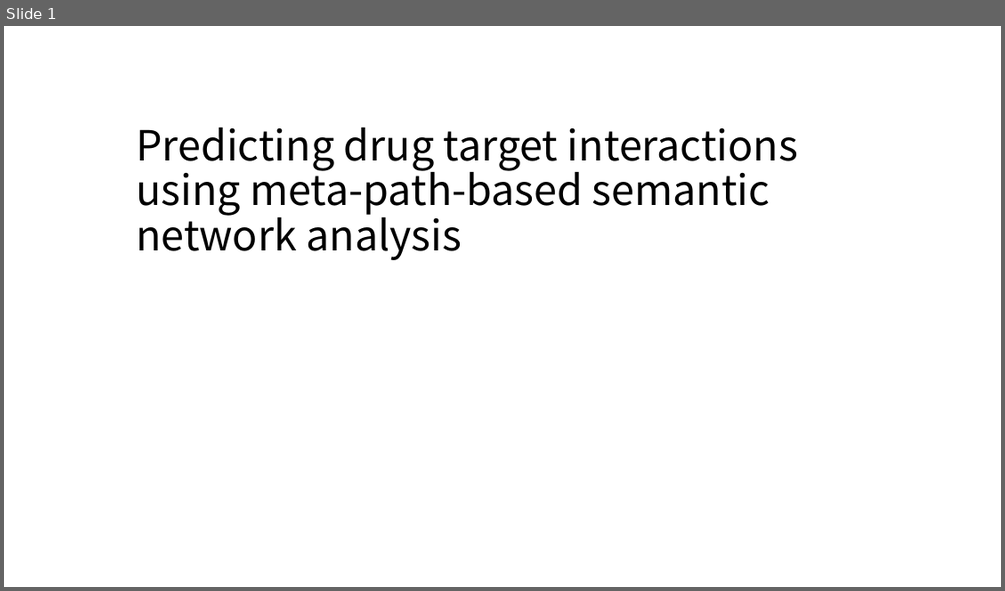
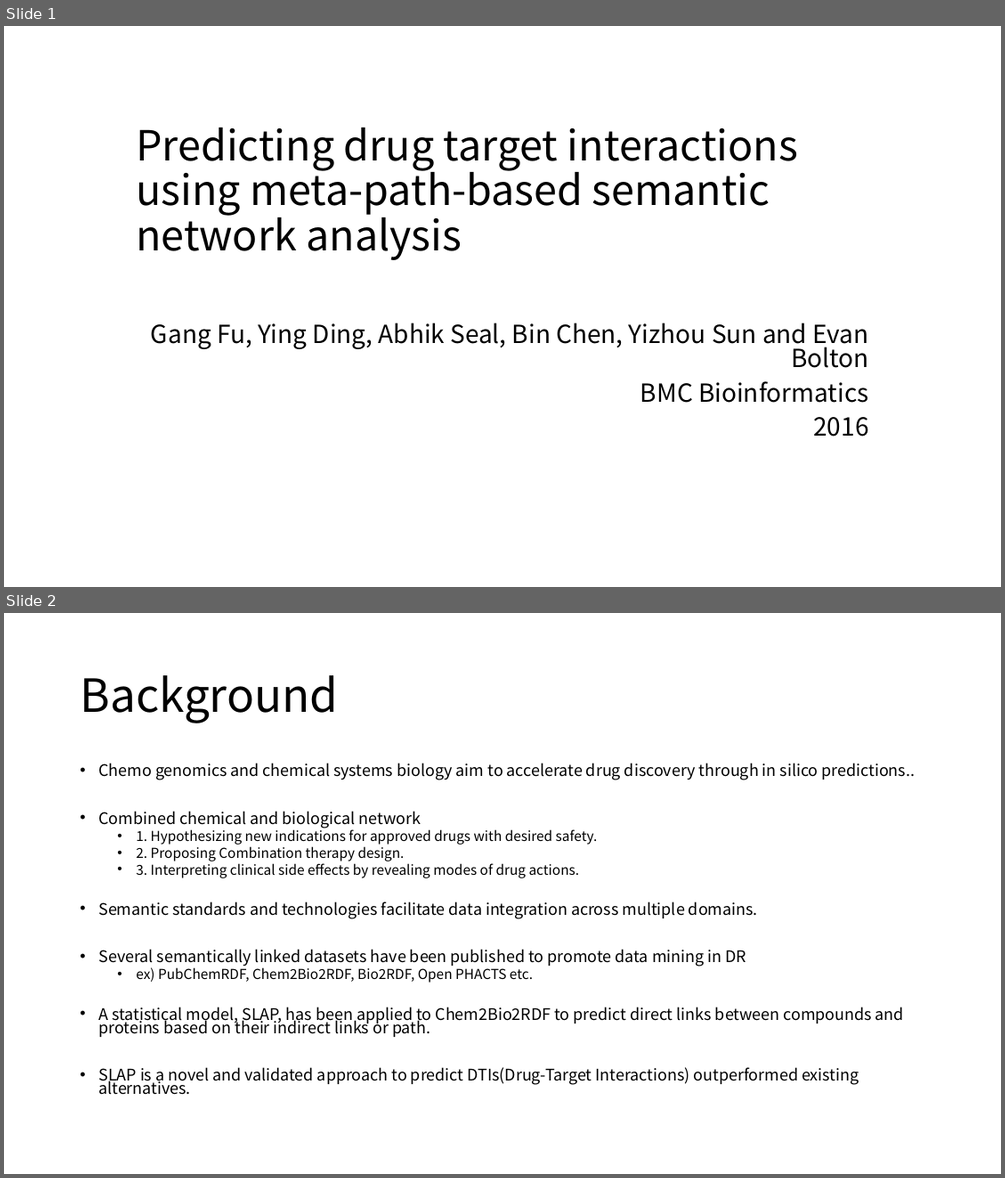
Before and after one commit to moklise/TIL, a slide deck: Review/BMCBioinfo_2016_Fu_predicting drug target using sementic network/Predicting drug target interactions using meta-path-based semantic network.pptx. Shown one above the other, each under a label of ours: slide 1 before the commit, slides 1 and 2 after it. The pictures are 1005x591 and 1005x1178 pixels, drawn with LibreOffice and Linux fonts; fonts in the diff are those of the drawing. Boxes give left, top, right and bottom in pixels: in the first picture for what was removed or moved away, otherwise in the second. Text is boxed around its words. In the diff, an @@ line names an element or a change of style, - is before the commit and + after.

Commit message:
[Publication Review] Predicting drug target using semantic...

```diff
--- a/Review/BMCBioinfo_2016_Fu_predicting drug target using sementic network/Predicting drug target interactions using meta-path-based semantic network.pptx
+++ b/Review/BMCBioinfo_2016_Fu_predicting drug target using sementic network/Predicting drug target interactions using meta-path-based semantic network.pptx
@@ slide 2 added at box(4, 613, 1001, 1174), background #FFFFFF @@
@@ title added at box(80, 675, 338, 723), 44 pt, text #000000 @@
+Background
@@ text added at box(98, 763, 915, 1094), 15.4 pt, text #000000 @@
+• Chemo genomics and chemical systems biology aim to accelerate drug discovery through in silico predictions..
+• Combined chemical and biological network
+  • 1. Hypothesizing new indications for approved drugs with desired safety.
+  • 2. Proposing Combination therapy design.
+  • 3. Interpreting clinical side effects by revealing modes of drug actions.
+• Semantic standards and technologies facilitate data integration across multiple domains.
+• Several semantically linked datasets have been published to promote data mining in DR
+  • ex) PubChemRDF, Chem2Bio2RDF, Bio2RDF, Open PHACTS etc.
+• A statistical model, SLAP, has been applied to Chem2Bio2RDF to predict direct links between compounds and proteins based on their indirect links or path.
+• SLAP is a novel and validated approach to predict DTIs(Drug-Target Interactions) outperformed existing alternatives.
@@ slide 1 changed as well @@
@@ subtitle added at box(151, 322, 869, 436), 24 pt, text #000000 @@
+Gang Fu, Ying Ding, Abhik Seal, Bin Chen, Yizhou Sun and Evan Bolton
+BMC Bioinformatics
+2016
```
Also in this commit, not shown: 19 other slides added.
